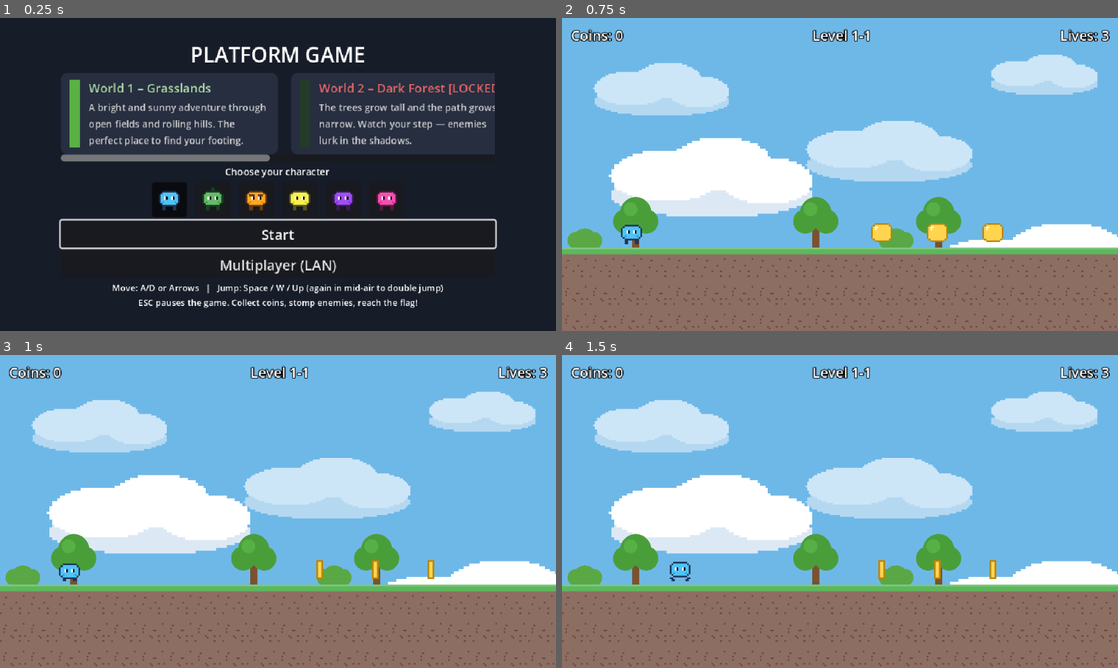
Above: before the commit, frames 1-4 (two rows, left to right).
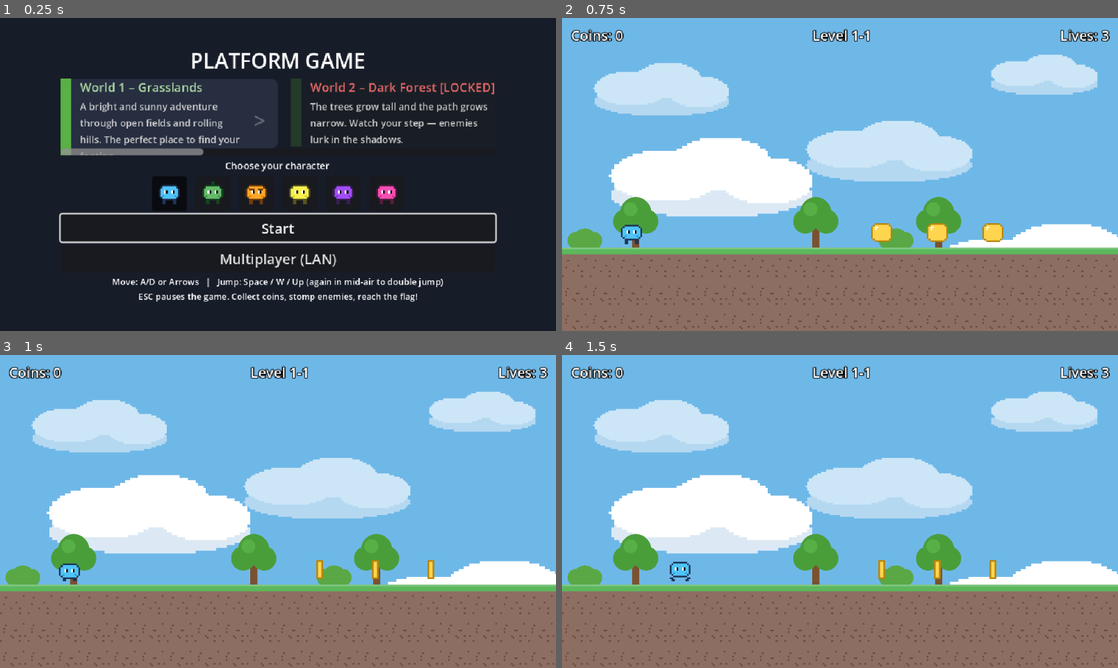
Above: after the commit, the same moments.

Repository: greentea524/godot-game
Game: Godot game, scene res://scenes/main_menu.tscn
Two runs of this game, one before a commit and one after it. Both use one fixed random seed, a clock stepped at 60 frames per second and the inputs below.
Inputs (mouse positions are in pixels of both pictures, inside the frame that each line leads up to):
- Up to frame 1 (0.25 s): no input
- Up to frame 2 (0.75 s): click "Start" at 0.5 s
- Up to frame 3 (1 s): no input
- Up to frame 4 (1.5 s): move the mouse to (962, 495) at 1.27 s; hold D (move_right) from 1.28 s (still down); click (962, 495) at 1.42 s

The runs differ from the first frame. In frame 1, 21% of the frame differs, in the area x 10-90%, y 9-93%; in frame 2, nothing differs; in frame 3, nothing differs; in frame 4, nothing differs.

Commit message:
Port Worlds 5 and 6 from Vite project, add new entities and hazards, update main menu map previews

Diff:
--- /dev/null
+++ b/levels/level_5_1.tscn
@@ -0,0 +1,10 @@
+[gd_scene load_steps=3 format=3]
+
+[ext_resource type="Script" path="res://scripts/levels/level_5_1.gd" id="1_script"]
+[ext_resource type="TileSet" path="res://assets/tileset.tres" id="2_tileset"]
+
+[node name="Level5_1" type="Node2D"]
+script = ExtResource("1_script")
+
+[node name="TileMapLayer" type="TileMapLayer" parent="."]
+tile_set = ExtResource("2_tileset")
--- /dev/null
+++ b/levels/level_5_2.tscn
@@ -0,0 +1,10 @@
+[gd_scene load_steps=3 format=3]
+
+[ext_resource type="Script" path="res://scripts/levels/level_5_2.gd" id="1_script"]
+[ext_resource type="TileSet" path="res://assets/tileset.tres" id="2_tileset"]
+
+[node name="Level5_2" type="Node2D"]
+script = ExtResource("1_script")
+
+[node name="TileMapLayer" type="TileMapLayer" parent="."]
+tile_set = ExtResource("2_tileset")
--- /dev/null
+++ b/levels/level_5_3.tscn
@@ -0,0 +1,10 @@
+[gd_scene load_steps=3 format=3]
+
+[ext_resource type="Script" path="res://scripts/levels/level_5_3.gd" id="1_script"]
+[ext_resource type="TileSet" path="res://assets/tileset.tres" id="2_tileset"]
+
+[node name="Level5_3" type="Node2D"]
+script = ExtResource("1_script")
+
+[node name="TileMapLayer" type="TileMapLayer" parent="."]
+tile_set = ExtResource("2_tileset")
--- /dev/null
+++ b/levels/level_6_1.tscn
@@ -0,0 +1,10 @@
+[gd_scene load_steps=3 format=3]
+
+[ext_resource type="Script" path="res://scripts/levels/level_6_1.gd" id="1_script"]
+[ext_resource type="TileSet" path="res://assets/tileset.tres" id="2_tileset"]
+
+[node name="Level6_1" type="Node2D"]
+script = ExtResource("1_script")
+
+[node name="TileMapLayer" type="TileMapLayer" parent="."]
+tile_set = ExtResource("2_tileset")
--- /dev/null
+++ b/levels/level_6_2.tscn
@@ -0,0 +1,10 @@
+[gd_scene load_steps=3 format=3]
+
+[ext_resource type="Script" path="res://scripts/levels/level_6_2.gd" id="1_script"]
+[ext_resource type="TileSet" path="res://assets/tileset.tres" id="2_tileset"]
+
+[node name="Level6_2" type="Node2D"]
+script = ExtResource("1_script")
+
+[node name="TileMapLayer" type="TileMapLayer" parent="."]
+tile_set = ExtResource("2_tileset")
--- /dev/null
+++ b/levels/level_6_3.tscn
@@ -0,0 +1,10 @@
+[gd_scene load_steps=3 format=3]
+
+[ext_resource type="Script" path="res://scripts/levels/level_6_3.gd" id="1_script"]
+[ext_resource type="TileSet" path="res://assets/tileset.tres" id="2_tileset"]
+
+[node name="Level6_3" type="Node2D"]
+script = ExtResource("1_script")
+
+[node name="TileMapLayer" type="TileMapLayer" parent="."]
+tile_set = ExtResource("2_tileset")
--- /dev/null
+++ b/scenes/conveyor.tscn
@@ -0,0 +1,21 @@
+[gd_scene load_steps=4 format=3]
+
+[ext_resource type="Script" path="res://scripts/conveyor.gd" id="1_script"]
+[ext_resource type="Texture2D" path="res://assets/tiles.png" id="2_tex"]
+
+[sub_resource type="RectangleShape2D" id="shape_conveyor"]
+size = Vector2(16, 16)
+
+[node name="Conveyor" type="StaticBody2D"]
+collision_layer = 1
+collision_mask = 0
+script = ExtResource("1_script")
+
+[node name="Sprite2D" type="Sprite2D" parent="."]
+modulate = Color(0.7, 0.7, 0.7, 1)
+texture = ExtResource("2_tex")
+region_enabled = true
+region_rect = Rect2(32, 0, 16, 16)
+
+[node name="CollisionShape2D" type="CollisionShape2D" parent="."]
+shape = SubResource("shape_conveyor")
--- /dev/null
+++ b/scenes/drone.tscn
@@ -0,0 +1,52 @@
+[gd_scene load_steps=6 format=3]
+
+[ext_resource type="Script" path="res://scripts/bat.gd" id="1_script"]
+[ext_resource type="Texture2D" path="res://assets/bat.png" id="2_sheet"]
+
+[sub_resource type="AtlasTexture" id="at_flap0"]
+atlas = ExtResource("2_sheet")
+region = Rect2(0, 0, 16, 16)
+
+[sub_resource type="AtlasTexture" id="at_flap1"]
+atlas = ExtResource("2_sheet")
+region = Rect2(16, 0, 16, 16)
+
+[sub_resource type="SpriteFrames" id="sf_bat"]
+animations = [{
+"frames": [{
+"duration": 1.0,
+"texture": SubResource("at_flap0")
+}, {
+"duration": 1.0,
+"texture": SubResource("at_flap1")
+}],
+"loop": true,
+"name": &"fly",
+"speed": 8.0
+}]
+
+[sub_resource type="RectangleShape2D" id="shape_hitbox"]
+size = Vector2(12, 8)
+
+[node name="Drone" type="CharacterBody2D"]
+collision_layer = 4
+collision_mask = 1
+script = ExtResource("1_script")
+
+[node name="AnimatedSprite2D" type="AnimatedSprite2D" parent="."]
+sprite_frames = SubResource("sf_bat")
+animation = &"fly"
+autoplay = "fly"
+modulate = Color(0.9, 0.4, 0.4, 1.0)
+
+[node name="WallRay" type="RayCast2D" parent="."]
+target_position = Vector2(-7, 0)
+
+[node name="Hitbox" type="Area2D" parent="."]
+collision_layer = 0
+collision_mask = 2
+
+[node name="CollisionShape2D" type="CollisionShape2D" parent="Hitbox"]
+shape = SubResource("shape_hitbox")
+
+[connection signal="body_entered" from="Hitbox" to="." method="_on_hitbox_body_entered"]
--- /dev/null
+++ b/scenes/freezing_water.tscn
@@ -0,0 +1,22 @@
+[gd_scene load_steps=4 format=3]
+
+[ext_resource type="Script" path="res://scripts/freezing_water.gd" id="1_script"]
+[ext_resource type="Texture2D" path="res://assets/lava.png" id="2_tex"]
+
+[sub_resource type="RectangleShape2D" id="shape_lava"]
+size = Vector2(16, 12)
+
+[node name="FreezingWater" type="Area2D"]
+collision_layer = 0
+collision_mask = 2
+script = ExtResource("1_script")
+
+[node name="Sprite2D" type="Sprite2D" parent="."]
+texture = ExtResource("2_tex")
+modulate = Color(0.2, 0.6, 1.0, 1.0)
+
+[node name="CollisionShape2D" type="CollisionShape2D" parent="."]
+position = Vector2(0, 2)
+shape = SubResource("shape_lava")
+
+[connection signal="body_entered" from="." to="." method="_on_body_entered"]
--- /dev/null
+++ b/scenes/laser.tscn
@@ -0,0 +1,30 @@
+[gd_scene load_steps=3 format=3]
+
+[ext_resource type="Script" path="res://scripts/laser.gd" id="1_script"]
+
+[sub_resource type="RectangleShape2D" id="shape_laser"]
+size = Vector2(6, 160)
+
+[node name="Laser" type="Area2D"]
+collision_layer = 0
+collision_mask = 2
+script = ExtResource("1_script")
+
+[node name="Base" type="ColorRect" parent="."]
+offset_left = -6.0
+offset_top = -4.0
+offset_right = 6.0
+offset_bottom = 8.0
+color = Color(0.4, 0.4, 0.45, 1)
+
+[node name="Beam" type="ColorRect" parent="."]
+offset_left = -3.0
+offset_top = -160.0
+offset_right = 3.0
+color = Color(1, 0.2, 0.2, 1)
+
+[node name="CollisionShape2D" type="CollisionShape2D" parent="."]
+position = Vector2(0, -80)
+shape = SubResource("shape_laser")
+
+[connection signal="body_entered" from="." to="." method="_on_body_entered"]
--- /dev/null
+++ b/scenes/yeti.tscn
@@ -0,0 +1,66 @@
+[gd_scene load_steps=8 format=3]
+
+[ext_resource type="Script" path="res://scripts/enemy.gd" id="1_script"]
+[ext_resource type="Texture2D" path="res://assets/enemy.png" id="2_sheet"]
+
+[sub_resource type="AtlasTexture" id="at_walk0"]
+atlas = ExtResource("2_sheet")
+region = Rect2(0, 0, 16, 16)
+
+[sub_resource type="AtlasTexture" id="at_walk1"]
+atlas = ExtResource("2_sheet")
+region = Rect2(16, 0, 16, 16)
+
+[sub_resource type="SpriteFrames" id="sf_enemy"]
+animations = [{
+"frames": [{
+"duration": 1.0,
+"texture": SubResource("at_walk0")
+}, {
+"duration": 1.0,
+"texture": SubResource("at_walk1")
+}],
+"loop": true,
+"name": &"walk",
+"speed": 6.0
+}]
+
+[sub_resource type="RectangleShape2D" id="shape_body"]
+size = Vector2(12, 10)
+
+[sub_resource type="RectangleShape2D" id="shape_hitbox"]
+size = Vector2(14, 12)
+
+[node name="Yeti" type="CharacterBody2D"]
+collision_layer = 4
+collision_mask = 1
+script = ExtResource("1_script")
+
+[node name="AnimatedSprite2D" type="AnimatedSprite2D" parent="."]
+sprite_frames = SubResource("sf_enemy")
+animation = &"walk"
+autoplay = "walk"
+scale = Vector2(1.2, 1.2)
+modulate = Color(0.8, 1.0, 1.0, 1.0)
+
+[node name="CollisionShape2D" type="CollisionShape2D" parent="."]
+position = Vector2(0, 3)
+shape = SubResource("shape_body")
+
+[node name="FloorRay" type="RayCast2D" parent="."]
+position = Vector2(-6, 2)
+target_position = Vector2(0, 12)
+
+[node name="WallRay" type="RayCast2D" parent="."]
+position = Vector2(0, 4)
+target_position = Vector2(-7, 0)
+
+[node name="Hitbox" type="Area2D" parent="."]
+collision_layer = 0
+collision_mask = 2
+
+[node name="CollisionShape2D" type="CollisionShape2D" parent="Hitbox"]
+position = Vector2(0, 2)
+shape = SubResource("shape_hitbox")
+
+[connection signal="body_entered" from="Hitbox" to="." method="_on_hitbox_body_entered"]
--- /dev/null
+++ b/scripts/conveyor.gd
@@ -0,0 +1,11 @@
+extends StaticBody2D
+## Conveyor belt (World 6): pushes the player horizontally.
+
+@export var dir: int = 1
+const SPEED := 60.0
+
+func _ready() -> void:
+	constant_linear_velocity = Vector2(dir * SPEED, 0)
+
+	if dir < 0:
+		$Sprite2D.flip_h = true
--- /dev/null
+++ b/scripts/freezing_water.gd
@@ -0,0 +1,9 @@
+extends Area2D
+## Freezing water pool (World 5): a non-solid tile-sized hazard that kills
+## the player on contact. The collision box drops its top a few pixels
+## so brushing the edge from an adjacent tile isn't an instant kill.
+
+
+func _on_body_entered(body: Node2D) -> void:
+	if body is Player:
+		(body as Player).die()
--- a/scripts/game_manager.gd
+++ b/scripts/game_manager.gd
@@ -28,6 +28,16 @@
 		"res://levels/level_4_1.tscn",
 		"res://levels/level_4_2.tscn",
 		"res://levels/level_4_3.tscn",
+	],
+	[
+		"res://levels/level_5_1.tscn",
+		"res://levels/level_5_2.tscn",
+		"res://levels/level_5_3.tscn",
+	],
+	[
+		"res://levels/level_6_1.tscn",
+		"res://levels/level_6_2.tscn",
+		"res://levels/level_6_3.tscn",
 	],
 ]
 const START_LIVES := 3
@@ -54,6 +64,8 @@
 ## Gravity multiplier for the current level; World 4 uses 0.55 for
 ## floaty low-gravity jumps (PG-54). Each level sets this on load.
 var gravity_scale := 1.0
+## Ice physics flag (World 5). Each level sets this on load.
+var ice_physics := false
 
 var _level_paths: Array[String] = []
 var _level_labels: Array[String] = []
--- /dev/null
+++ b/scripts/laser.gd
@@ -0,0 +1,52 @@
+extends Area2D
+## Laser emitter (World 6): toggles a vertical kill-beam on a timer.
+## States: charging (0.5s) -> active (2.0s) -> cooldown (2.0s) -> repeat.
+
+const CHARGE_TIME := 0.5
+const ACTIVE_TIME := 2.0
+const COOLDOWN_TIME := 2.0
+
+var _state := "cooldown"
+var _timer := 0.0
+
+@onready var beam: ColorRect = $Beam
+@onready var collision: CollisionShape2D = $CollisionShape2D
+
+func _ready() -> void:
+	# Stagger the timers so they don't all fire at once
+	_timer = randf() * COOLDOWN_TIME
+	_update_visuals()
+
+func _process(delta: float) -> void:
+	_timer -= delta
+	if _timer <= 0.0:
+		if _state == "cooldown":
+			_state = "charging"
+			_timer = CHARGE_TIME
+		elif _state == "charging":
+			_state = "active"
+			_timer = ACTIVE_TIME
+		else:
+			_state = "cooldown"
+			_timer = COOLDOWN_TIME
+		_update_visuals()
+
+	if _state == "charging":
+		# Flicker effect while charging
+		beam.modulate.a = randf_range(0.2, 0.6)
+
+func _update_visuals() -> void:
+	if _state == "active":
+		beam.modulate.a = 1.0
+		beam.color = Color(1.0, 0.2, 0.2)
+		collision.set_deferred("disabled", false)
+	elif _state == "charging":
+		beam.color = Color(1.0, 0.5, 0.5)
+		collision.set_deferred("disabled", true)
+	else:
+		beam.modulate.a = 0.0
+		collision.set_deferred("disabled", true)
+
+func _on_body_entered(body: Node2D) -> void:
+	if _state == "active" and body is Player:
+		(body as Player).die()
--- a/scripts/level.gd
+++ b/scripts/level.gd
@@ -30,6 +30,11 @@
 const ALIEN_SCENE := preload("res://scenes/alien.tscn")
 const MOVING_PLATFORM_SCENE := preload("res://scenes/moving_platform.tscn")
 const METEOR_SCENE := preload("res://scenes/meteor.tscn")
+const FREEZING_WATER_SCENE := preload("res://scenes/freezing_water.tscn")
+const YETI_SCENE := preload("res://scenes/yeti.tscn")
+const DRONE_SCENE := preload("res://scenes/drone.tscn")
+const LASER_SCENE := preload("res://scenes/laser.tscn")
+const CONVEYOR_SCENE := preload("res://scenes/conveyor.tscn")
 const HUD_SCENE := preload("res://scenes/hud.tscn")
 const PAUSE_MENU_SCENE := preload("res://scenes/pause_menu.tscn")
 const GHOST_SCENE := preload("res://scenes/ghost.tscn")
@@ -59,6 +64,8 @@
 ## Ground scenery for the surface worlds (PG-55): "grassland" (World 1),
 ## "forest" (World 2), or "" for none. Purely decorative, behind tiles.
 var ground_decor := ""
+## Ice level flag (World 5). Changes player friction.
+var ice := false
 
 var _player: Player
 var _kill_y := 0.0
@@ -73,6 +80,7 @@
 func _ready() -> void:
 	RenderingServer.set_default_clear_color(sky_color)
 	GameManager.gravity_scale = gravity_scale
+	GameManager.ice_physics = ice
 	tiles.modulate = tile_tint
 	_add_backdrop()
 	GameManager.register_level(scene_file_path)
@@ -117,7 +125,7 @@
 
 	var texture: Texture2D
 	match decor:
-		"clouds":
+		"clouds", "ice":
 			texture = CLOUDS_TEXTURE
 		"cave":
 			texture = CRYSTALS_TEXTURE
@@ -304,6 +312,32 @@
 			_spawn(ALIEN_SCENE, pos, "Alien", cell)
 		"M":
 			_spawn(MOVING_PLATFORM_SCENE, pos, "MovingPlatform", cell)
+		"I":
+			tiles.set_cell(cell, 0, GRASS)
+			tiles.set_cell(cell + Vector2i(0, 1), 0, DIRT)
+			tiles.set_cell(cell + Vector2i(0, 2), 0, DIRT)
+		"W":
+			_spawn(FREEZING_WATER_SCENE, pos, "FreezingWater", cell)
+		"Y":
+			_spawn(YETI_SCENE, pos, "Yeti", cell)
+		"Z":
+			_spawn(LASER_SCENE, pos, "Laser", cell)
+		"R":
+			_spawn(DRONE_SCENE, pos, "Drone", cell)
+		">":
+			tiles.set_cell(cell, 0, BLOCK)
+			var node := CONVEYOR_SCENE.instantiate() as Node2D
+			node.dir = 1
+			node.name = "ConveyorR_%d_%d" % [cell.x, cell.y]
+			node.position = pos
+			add_child(node)
+		"<":
+			tiles.set_cell(cell, 0, BLOCK)
+			var node := CONVEYOR_SCENE.instantiate() as Node2D
+			node.dir = -1
+			node.name = "ConveyorL_%d_%d" % [cell.x, cell.y]
+			node.position = pos
+			add_child(node)
 		"P":
 			_player = PLAYER_SCENE.instantiate()
 			_player.position = pos
--- /dev/null
+++ b/scripts/levels/level_5_1.gd
@@ -0,0 +1,17 @@
+extends "res://scripts/level.gd"
+
+func _init() -> void:
+	decor = "ice"
+	sky_color = Color(0.72, 0.85, 0.95)
+	tile_tint = Color(0.78, 0.88, 0.96)
+	ice = true
+	layout = """
+............................CCC.................................
+...........................BBBBB................................
+
+..................CC......................CC....................
+.................BBBB....................BBBB...................
+
+..P.....C...C.C...............Y...........C.C......F....
+IIIIIIIIIIIIIIIIIIIIIIIIIIIIIIIIIIIIIIIIIIIIIIIIIIIIIIIIIIIIIIII
+"""
--- /dev/null
+++ b/scripts/levels/level_5_2.gd
@@ -0,0 +1,17 @@
+extends "res://scripts/level.gd"
+
+func _init() -> void:
+	decor = "ice"
+	sky_color = Color(0.72, 0.85, 0.95)
+	tile_tint = Color(0.78, 0.88, 0.96)
+	ice = true
+	layout = """
+...................................CCC..........................................
+..................................BBBBB.........................................
+.........................T........................T..............T..............
+.....................CC.........................................................
+....................BBBB........................................................
+..................XXX..................................V........................
+..P.....C....Y............K....C.....Y.................C........C......F...........
+IIIIIIIIIIIIIIIIIIIIWWWIIIIIIIIIIIIIIIIIIIIIIWWWIIIIIIIIIIIIIIIIIIIIIIIIIIIIIIII
+"""
--- /dev/null
+++ b/scripts/levels/level_5_3.gd
@@ -0,0 +1,17 @@
+extends "res://scripts/level.gd"
+
+func _init() -> void:
+	decor = "ice"
+	sky_color = Color(0.72, 0.85, 0.95)
+	tile_tint = Color(0.78, 0.88, 0.96)
+	ice = true
+	layout = """
+............................................CCC.................................................
+...........................................BBBBB................................................
+......................T..................T.........................T...............T............
+....................CC..........................................................................
+....................BB..........................................................................
+................XXX.......................XXXX...............V..................V................
+..P....C....Y.........K....C....Y................C......Y..K...........C.........Y.......F........
+IIIIIIIIIIIIIIIIWWWIIIIIIIIIIIIIIIIIIIIWWWWIIIIIIIIIIIIIIIIIIIIIWWWIIIIIIIIIIIIIIIIIIIIIIIIIIIII
+"""
--- /dev/null
+++ b/scripts/levels/level_6_1.gd
@@ -0,0 +1,16 @@
+extends "res://scripts/level.gd"
+
+func _init() -> void:
+	decor = "factory"
+	sky_color = Color(0.06, 0.04, 0.1)
+	tile_tint = Color(0.55, 0.55, 0.65)
+	layout = """
+..............................CCC.......................................
+.............................BBBBB......................................
+
+......................CC................................................
+......................BBB......................BBB......................
+...............R..............................R.........................
+..P......C..E..>>>><<<<......C..>>>..E......C........C...<<<<...E..F....
+GGGGGGGGGG>>>>>><<<<GGGG....GGGGGGGG>>>>>>GGGGGGGG...GGGGGG<<<<GGGGGGGGG
+"""
--- /dev/null
+++ b/scripts/levels/level_6_2.gd
@@ -0,0 +1,16 @@
+extends "res://scripts/level.gd"
+
+func _init() -> void:
+	decor = "factory"
+	sky_color = Color(0.06, 0.04, 0.1)
+	tile_tint = Color(0.55, 0.55, 0.65)
+	layout = """
+........................................CCC.............................................
+.......................................BBBBB............................................
+
+......................CC................................................................
+......................BBBB.........................BBB..................................
+............R............................R......................R.......................
+..P.....C..Z..E...........K...C..>>>>..Z..E.......C.........C.<<<<..Z...E.........F.........
+GGGGGGGG>>>>>>GGGGGG....GGGGGGGGGG>>>>>><<<<GGGGGGGG....GGGGGGGG<<<<<<GGGGGGGGGGGGGGGGGG
+"""
--- /dev/null
+++ b/scripts/levels/level_6_3.gd
@@ -0,0 +1,16 @@
+extends "res://scripts/level.gd"
+
+func _init() -> void:
+	decor = "factory"
+	sky_color = Color(0.06, 0.04, 0.1)
+	tile_tint = Color(0.55, 0.55, 0.65)
+	layout = """
+....................................................CCC.....................................................
+...................................................BBBBB....................................................
+
+............................CCC.............................................................................
+................BBB........................BBBB........................BBB..................................
+..........R............................R............................R.........................R.............
+..P....C..Z..E........K..C.>>>>.Z..E........C.........C.<<<<..Z...E.......C.......K..C.>>>>..Z..E.....F....
+GGGGGG>>>>>>GGGGGG....GGGGGGGG>>>>>><<<<GGGGGGGG.....GGGGGGGG<<<<<<GGGGGGGGGGGG....GGGGGG>>>>>><<<<GGGGGGGGG
+"""
--- a/scripts/main_menu.gd
+++ b/scripts/main_menu.gd
@@ -22,6 +22,16 @@
 		"name": "World 4 – Space",
 		"icon_color": Color(0.1, 0.1, 0.3),
 		"desc": "Gravity is just a suggestion up here. Jump between asteroids and dodge meteors in the final frontier."
+	},
+	{
+		"name": "World 5 – Frozen Peaks",
+		"icon_color": Color(0.6, 0.8, 0.9),
+		"desc": "Slippery ice, falling stalactites, and freezing waters await. Keep moving to stay warm!"
+	},
+	{
+		"name": "World 6 – Neon Factory",
+		"icon_color": Color(0.8, 0.2, 0.8),
+		"desc": "Conveyor belts, lasers, and drones. Precision is required to survive the gauntlet."
 	}
 ]
 
@@ -39,7 +49,7 @@
 	for i in WORLDS.size():
 		var w = WORLDS[i]
 
-		var panel = PanelContainer.new()
+		var panel = Button.new()
 		panel.custom_minimum_size = Vector2(250, 80)
 
 		var style = StyleBoxFlat.new()
@@ -49,7 +59,17 @@
 		style.content_margin_right = 10
 		style.content_margin_top = 8
 		style.content_margin_bottom = 8
-		panel.add_theme_stylebox_override("panel", style)
+		panel.add_theme_stylebox_override("normal", style)
+
+		var hover_style = style.duplicate()
+		hover_style.bg_color = style.bg_color.lightened(0.15)
+		panel.add_theme_stylebox_override("hover", hover_style)
+		panel.add_theme_stylebox_override("pressed", style)
+		panel.add_theme_stylebox_override("focus", hover_style)
+
+		var disabled_style = style.duplicate()
+		disabled_style.bg_color = Color(0.1, 0.12, 0.15)
+		panel.add_theme_stylebox_override("disabled", disabled_style)
 
 		var hbox = HBoxContainer.new()
 		hbox.add_theme_constant_override("separation", 10)
@@ -78,11 +98,22 @@
 		desc.custom_minimum_size = Vector2(190, 45)
 		vbox.add_child(desc)
 
+		var arrow = Label.new()
+		arrow.text = ">"
+		arrow.add_theme_font_size_override("font_size", 24)
+		arrow.add_theme_color_override("font_color", Color(0.4, 0.4, 0.45))
+		arrow.size_flags_vertical = Control.SIZE_SHRINK_CENTER
+		hbox.add_child(arrow)
+
 		# Lock Worlds beyond the player's progress
 		var max_world := GameManager.world_of(clampi(GameManager.levels_completed, 0, GameManager.level_count() - 1))
 		if i > max_world:
 			title.text += " [LOCKED]"
 			title.add_theme_color_override("font_color", Color(0.9, 0.4, 0.4))
+			panel.disabled = true
+			arrow.visible = false
+		else:
+			panel.pressed.connect(func() -> void: GameManager.goto_level(GameManager.flat_index(i, 0)))
 
 		row.add_child(panel)
 
--- a/scripts/player.gd
+++ b/scripts/player.gd
@@ -74,7 +74,13 @@
 		velocity.y *= JUMP_CUT_MULTIPLIER
 
 	var direction := Input.get_axis("move_left", "move_right")
-	velocity.x = direction * SPEED
+	if GameManager.ice_physics and is_on_floor():
+		if direction != 0.0:
+			velocity.x = move_toward(velocity.x, direction * SPEED, 200.0 * delta)
+		else:
+			velocity.x = move_toward(velocity.x, 0, 100.0 * delta)
+	else:
+		velocity.x = direction * SPEED
 
 	move_and_slide()
 	_update_animation(direction)
